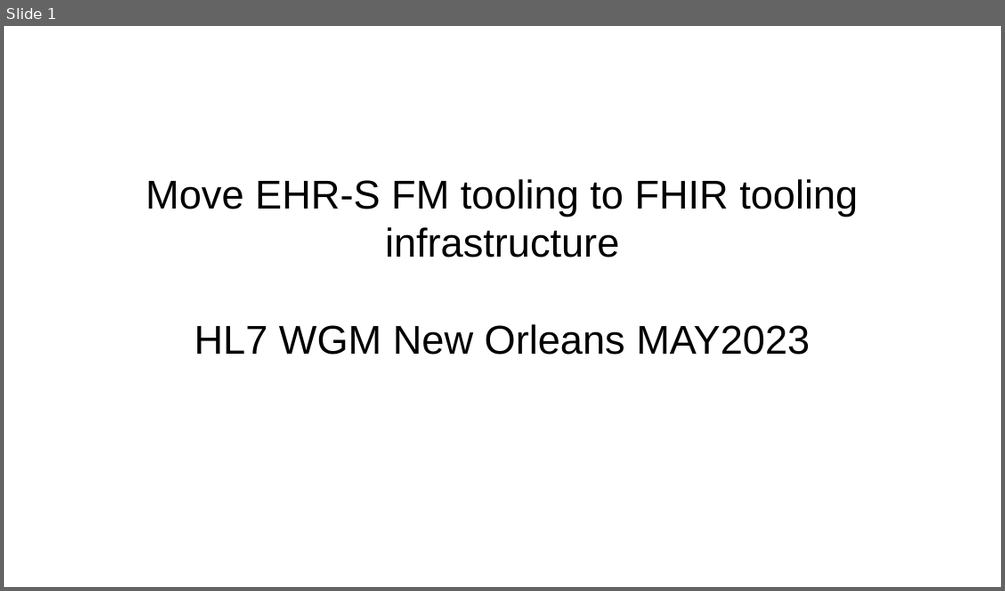
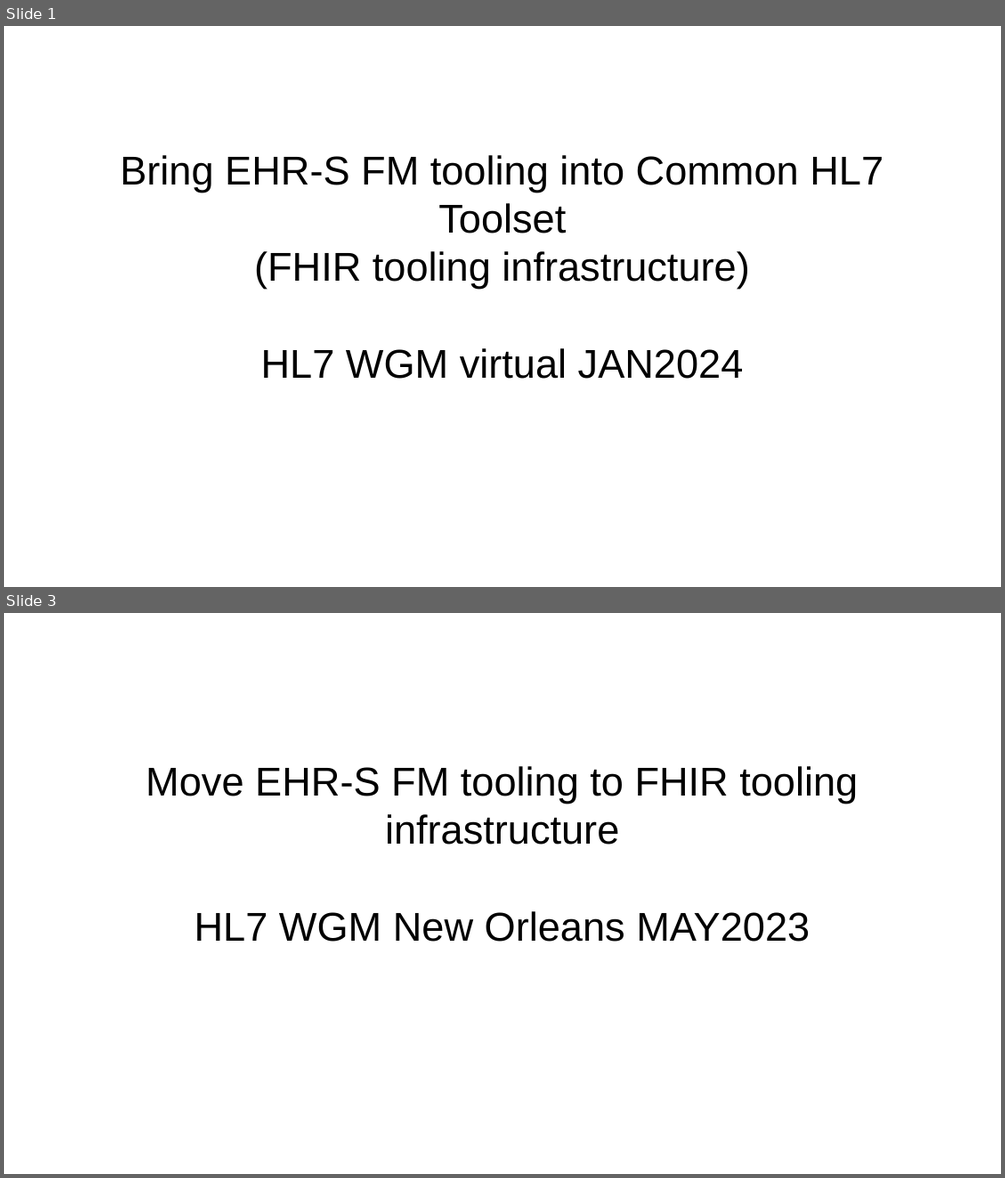
Before and after one commit to HL7/ehrsfm-ig, a slide deck: docs/ehrsfm-tool-fhir_MAY2023.odp. Shown one above the other, each under a label of ours: slide 1 before the commit, slides 1 and 3 after it; the slides between them are not shown. The pictures are 1005x591 and 1005x1178 pixels, drawn with LibreOffice and Linux fonts; fonts in the diff are those of the drawing. Boxes give left, top, right and bottom in pixels: in the first picture for what was removed or moved away, otherwise in the second. Text is boxed around its words. In the diff, an @@ line names an element or a change of style, - is before the commit and + after.

```diff
--- a/docs/ehrsfm-tool-fhir_MAY2023.odp
+++ b/docs/ehrsfm-tool-fhir_MAY2023.odp
@@ slide 1 added at [4,26,1001,587], background #FFFFFF @@
@@ subtitle added at [120,155,883,378], 32 pt, text #000000 @@
+Bring EHR-S FM tooling into Common HL7 Toolset
+(FHIR tooling infrastructure)
+HL7 WGM virtual JAN2024
@@ what was slide 1 is now slide 3 @@
```
Also in this commit, not shown: 1 slide changed, 1 other slide added, 2 other files.
